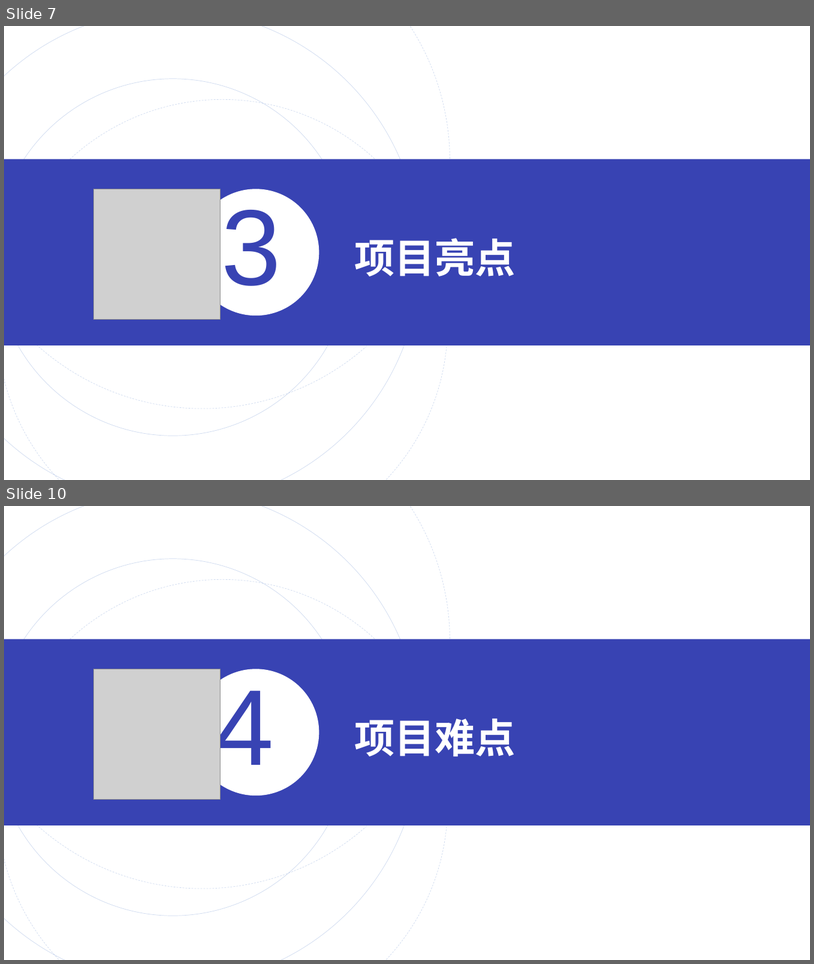
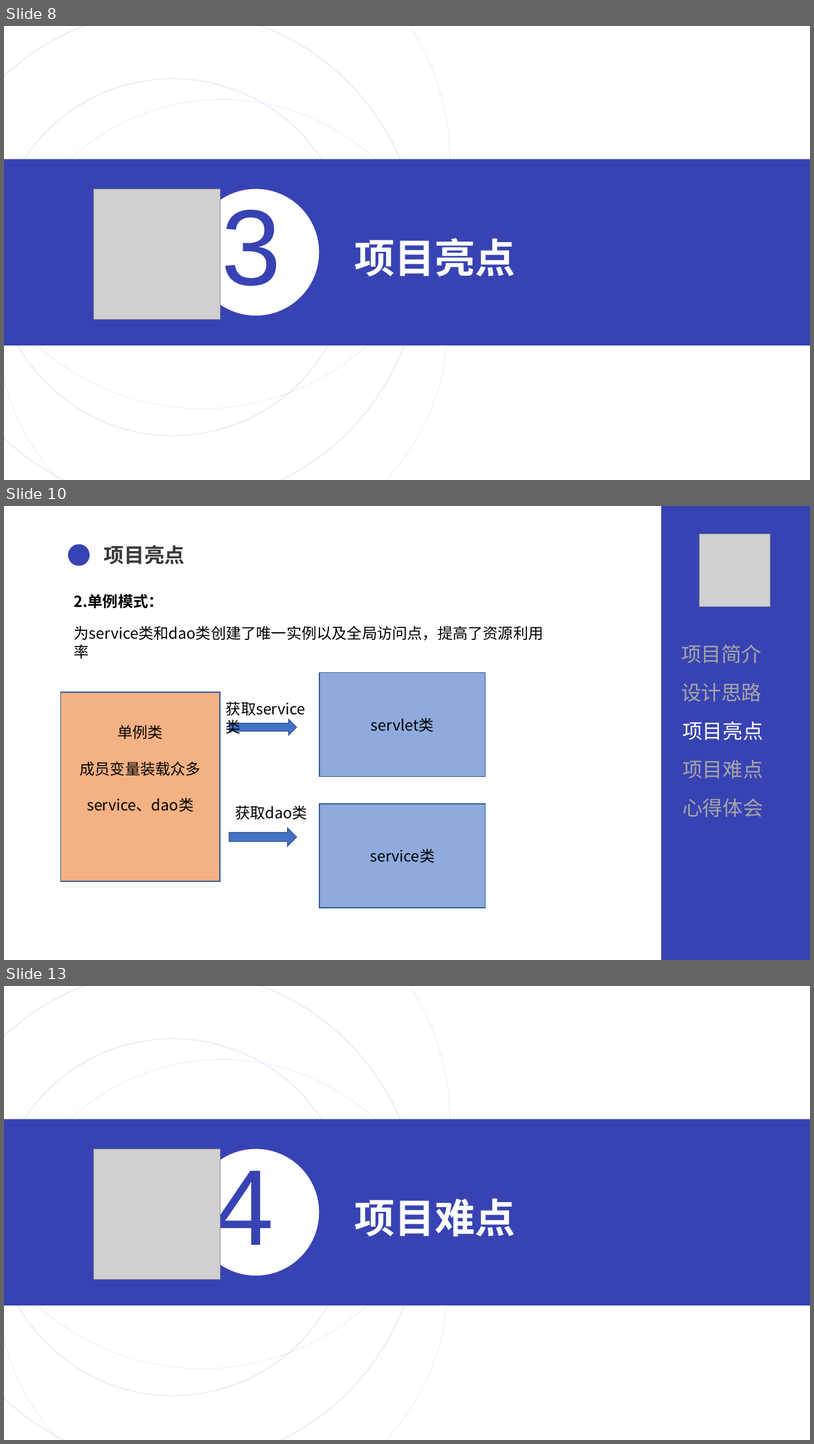
Before and after one commit to sangby/project, a slide deck: document/document/ppt/QG答辩汇报.pptx. Shown one above the other, each under a label of ours: slides 7 and 10 before the commit, slides 8, 10 and 13 after it; the slides between them are not shown. The pictures are 814x964 and 814x1444 pixels, drawn with LibreOffice and Linux fonts; fonts in the diff are those of the drawing; grey boxes stand for pictures. Boxes give left, top, right and bottom in pixels: in the first picture for what was removed or moved away, otherwise in the second. Text is boxed around its words. In the diff, an @@ line names an element or a change of style, - is before the commit and + after.

```diff
--- a/document/document/ppt/QG答辩汇报.pptx
+++ b/document/document/ppt/QG答辩汇报.pptx
@@ slide 10 added at (x1=4, y1=506, x2=810, y2=960), background #FFFFFF @@
@@ rectangle added at (x1=662, y1=506, x2=810, y2=960), fill #3843B3 @@
@@ picture added at (x1=699, y1=534, x2=770, y2=607) @@
@@ ellipse added at (x1=68, y1=544, x2=90, y2=566), fill #3843B3 @@
@@ text added at (x1=104, y1=545, x2=185, y2=564), 24 pt, text #3B3838, bold @@
+项目亮点
@@ text added at (x1=74, y1=594, x2=164, y2=609), 18 pt, text #000000, bold @@
+2.单例模式：
@@ text added at (x1=74, y1=625, x2=544, y2=640), 18 pt, text #000000 @@
+为service类和dao类创建了唯一实例以及全局访问点，提高了资源利用率
@@ text added at (x1=681, y1=645, x2=762, y2=663), 24 pt, text #A6A6A6 @@
+项目简介
@@ rectangle added at (x1=320, y1=672, x2=486, y2=777), fill #8FAADC, outline #2F5597 1 pt, 18 pt, text #000000 @@
+servlet类
@@ text added at (x1=681, y1=683, x2=762, y2=702), 24 pt, text #A6A6A6 @@
+设计思路
@@ rectangle added at (x1=61, y1=692, x2=220, y2=881), fill #F4B183, outline #2F5597 1 pt, 18 pt, text #000000 @@
+单例类
+成员变量装载众多
+service、dao类
@@ text added at (x1=226, y1=701, x2=306, y2=715), 18 pt, text #000000 @@
+获取service类
@@ right arrow added at (x1=229, y1=719, x2=297, y2=735), fill #4472C4, outline #2F5597 1 pt @@
@@ text added at (x1=683, y1=721, x2=763, y2=740), 24 pt, text #FFFFFF @@
+项目亮点
@@ text added at (x1=683, y1=760, x2=763, y2=778), 24 pt, text #A6A6A6 @@
+项目难点
@@ text added at (x1=235, y1=805, x2=308, y2=819), 18 pt, text #000000 @@
+获取dao类
@@ rectangle added at (x1=320, y1=804, x2=486, y2=907), fill #8FAADC, outline #2F5597 1 pt, 18 pt, text #000000 @@
+service类
@@ text added at (x1=683, y1=798, x2=763, y2=817), 24 pt, text #A6A6A6 @@
+心得体会
@@ right arrow added at (x1=229, y1=828, x2=297, y2=846), fill #4472C4, outline #2F5597 1 pt @@
@@ what was slide 7 is now slide 8 @@
@@ what was slide 10 is now slide 13 @@
```
Also in this commit, not shown: 7 slides changed, 2 other slides added, 1 other file.
